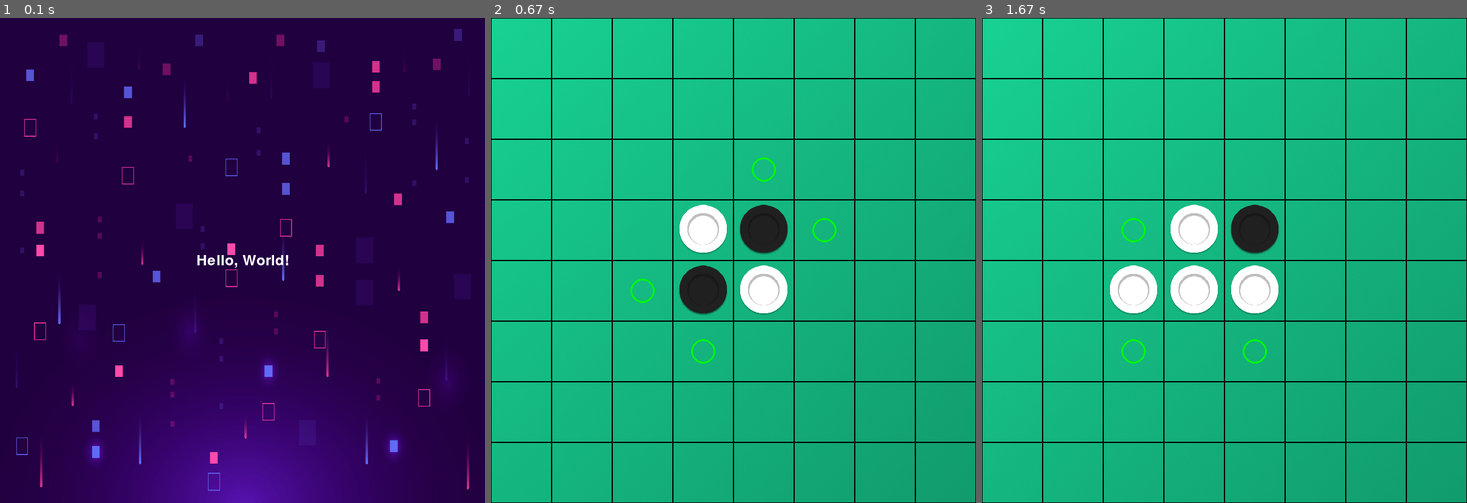
Above: before the commit, frames 1-3 (left to right).
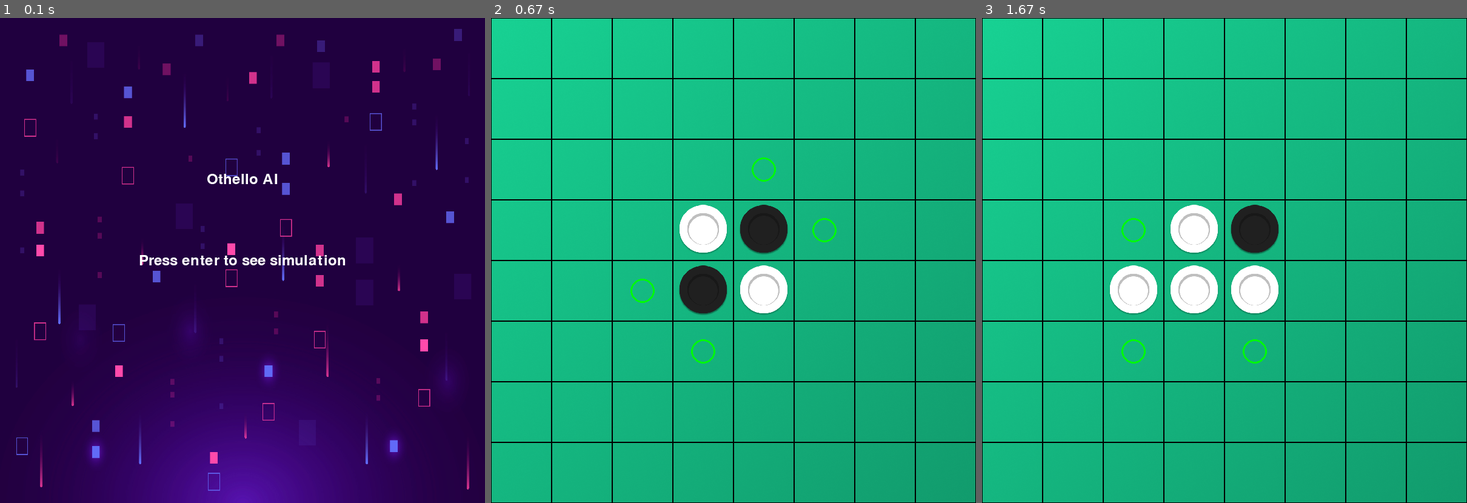
Above: after the commit, the same moments.

Repository: Vcarmelli/Othello-AI-Pygame
Game: pygame game, started from main.py
Two runs of this game, one before a commit and one after it. Both use one fixed random seed, a clock stepped at 60 frames per second and the inputs below.
Inputs (mouse positions are in pixels of both pictures, inside the frame that each line leads up to):
- Up to frame 1 (0.1 s): no input
- Up to frame 2 (0.67 s): tap Enter at 0.33 s
- Up to frame 3 (1.67 s): click (1108, 265) at 0.72 s

The runs differ from the first frame. In frame 1, 0.6% of the frame differs, in the area x 28-72%, y 32-52%; in frame 2, nothing differs; in frame 3, nothing differs.

Commit message:
Menu fixed

Diff:
--- a/states/menu.py
+++ b/states/menu.py
@@ -14,9 +14,12 @@
         self.display.fill((0, 0, 0))
         self.display.blit(self.image, (0, 0))
 
-        text = self.font.render("Hello, World!", True, (255, 255, 255))
-        text_rect = text.get_rect(center=(self.display.get_width() // 2, self.display.get_height() // 2))
+        text = self.font.render("Othello AI", True, (255, 255, 255))
+        text_rect = text.get_rect(center=(self.display.get_width() // 2, self.display.get_height() // 3))
+        text2 = self.font.render("Press enter to see simulation", True, (255, 255, 255))
+        text_rect2 = text2.get_rect(center=(self.display.get_width() // 2, self.display.get_height() // 2))
 
         self.display.blit(text, text_rect)
+        self.display.blit(text2, text_rect2)
 
         pygame.display.update()
